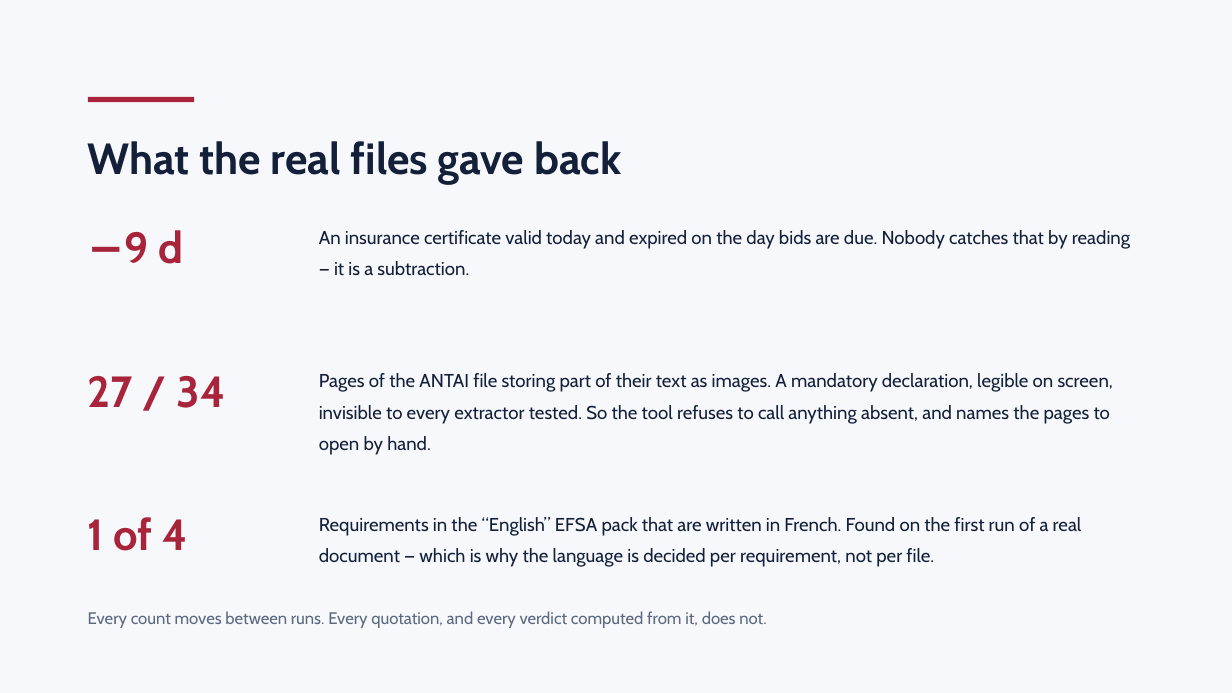
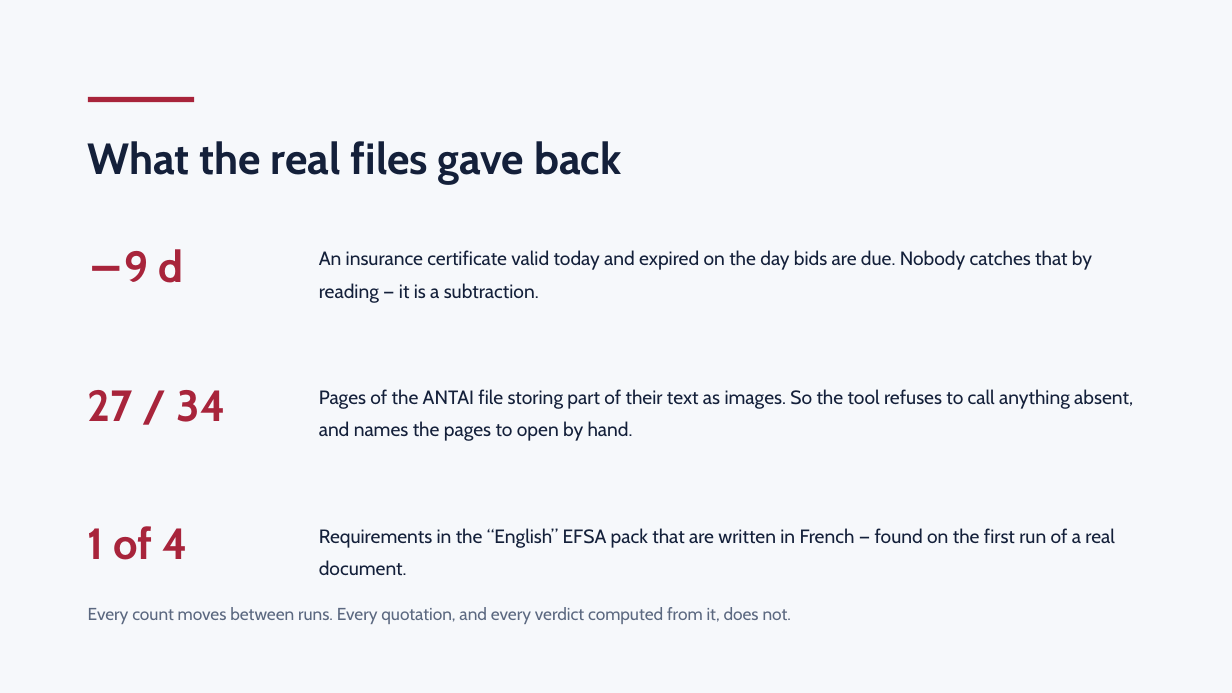
Before and after one commit to Yoh5/tender-compliance-agent, a slide deck: slide 7 of docs/deck.pptx (slide 8 before the commit). Drawn at 1232x693 pixels with LibreOffice and Linux fonts; fonts in the diff are those of the drawing. Boxes give left, top, right and bottom in pixels: in the first picture for what was removed or moved away, otherwise in the second. Text is boxed around its words. In the diff, an @@ line names an element or a change of style, - is before the commit and + after.

```diff
--- a/docs/deck.pptx
+++ b/docs/deck.pptx
@@ text "−9 d": place and size @@
-text "−9 d" at (124,230,184,264)
+text "−9 d" at (124,249,184,283)
@@ text "An insurance certificate valid today ...": place and size @@
-text "An insurance certificate valid today ..." at (319,230,1130,276)
+text "An insurance certificate valid today ..." at (319,250,1092,303)
@@ text "An insurance certificate valid today ..." at (319,250,1092,303): size 14.5 to 15 pt @@
@@ text "27 / 34": place and size @@
-text "27 / 34" at (88,376,226,408)
+text "27 / 34" at (88,390,226,422)
@@ text at (319,389,1133,441): text changed; size 14.5 to 15 pt @@
-Pages of the ANTAI file storing part of their text as images. A mandatory declaration, legible on screen, invisible to every extractor tested. So the tool refuses to call anything absent, and names the pages to open by hand.
+Pages of the ANTAI file storing part of their text as images. So the tool refuses to call anything absent, and names the pages to open by hand.
@@ text "1 of 4": place and size @@
-text "1 of 4" at (88,517,187,551)
+text "1 of 4" at (88,526,187,560)
@@ text at (319,528,1115,576): text changed; size 14.5 to 15 pt @@
-Requirements in the “English” EFSA pack that are written in French. Found on the first run of a real document — which is why the language is decided per requirement, not per file.
+Requirements in the “English” EFSA pack that are written in French — found on the first run of a real document.
@@ text "Every count moves between runs. ..." at (88,607,791,624): size 13 to 13.5 pt @@
```
Also in this commit, not shown: 8 other slides changed, 2 slides removed, 2 other files.
